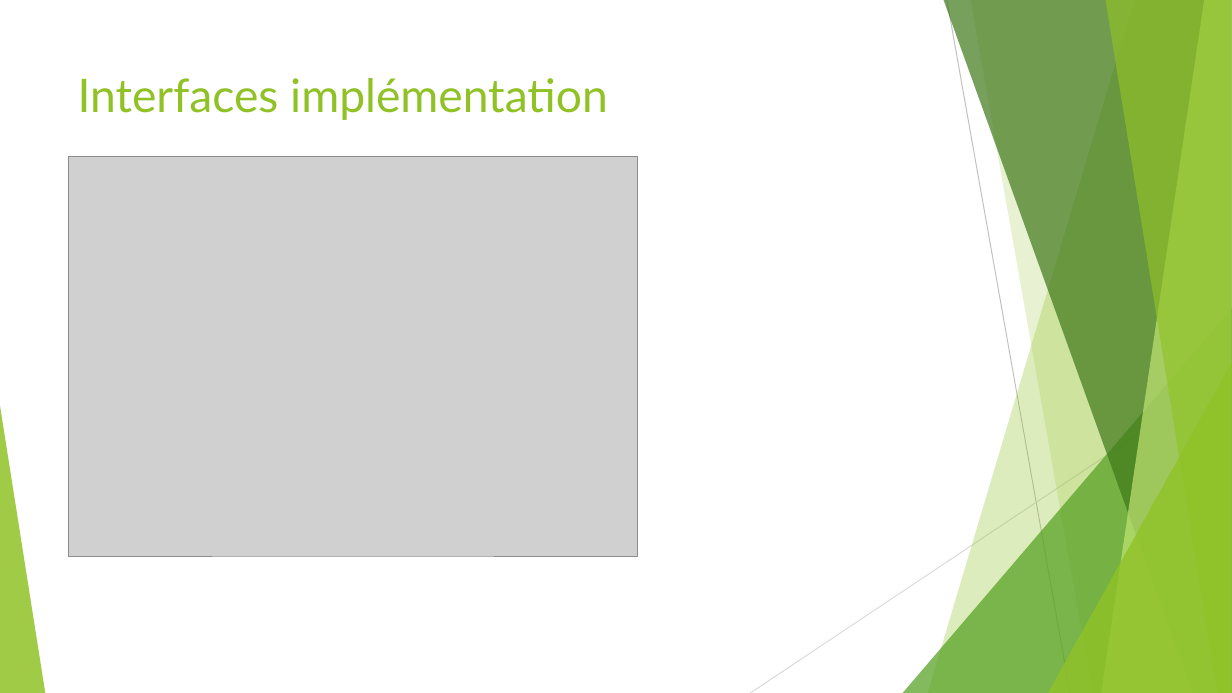
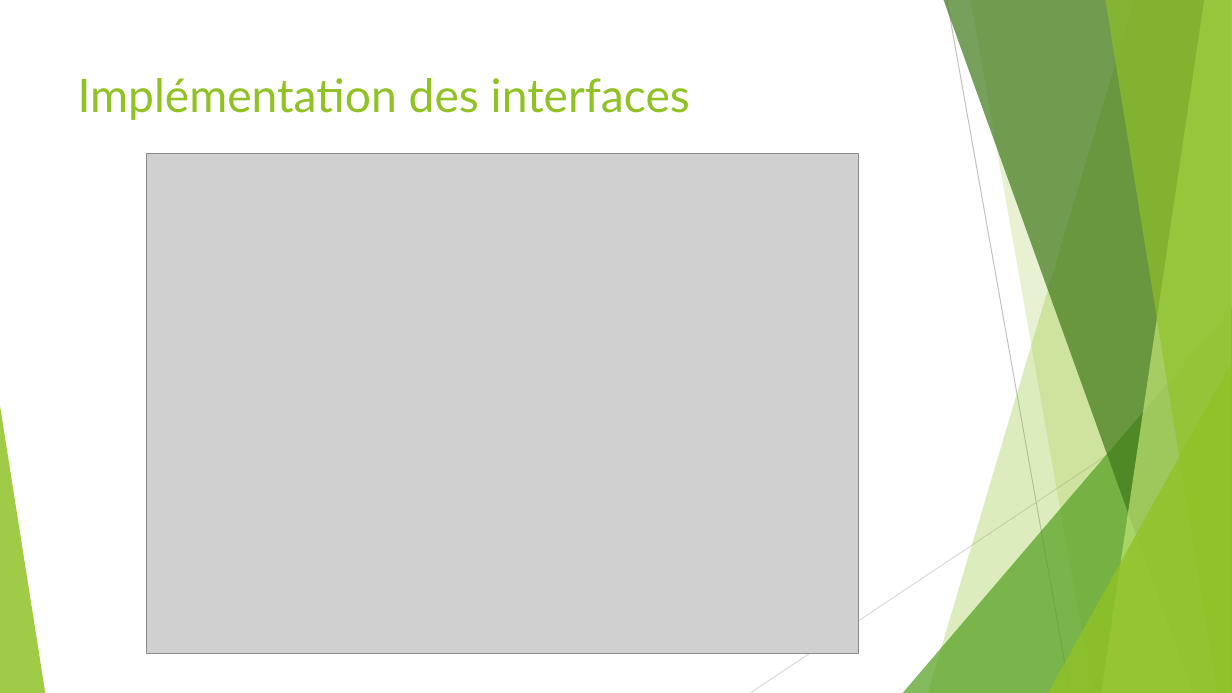
Before and after one commit to worming004/OOPAndGo, a slide deck: slide 11 of PPT/OOPAndGo.pptx. Drawn at 1232x693 pixels with LibreOffice and Linux fonts; fonts in the diff are those of the drawing; grey boxes stand for pictures. Boxes give left, top, right and bottom in pixels: in the first picture for what was removed or moved away, otherwise in the second. Text is boxed around its words. In the diff, an @@ line names an element or a change of style, - is before the commit and + after.

```diff
--- a/PPT/OOPAndGo.pptx
+++ b/PPT/OOPAndGo.pptx
@@ title at (x1=78, y1=78, x2=690, y2=120): text changed @@
-Interfaces implémentation
+Implémentation des interfaces
@@ picture resized from (x1=68, y1=156, x2=638, y2=556) to (x1=147, y1=153, x2=859, y2=653) @@
```
Also in this commit, not shown: 9 other slides changed, 1 slide added, 1 slide removed, 1 other file.
